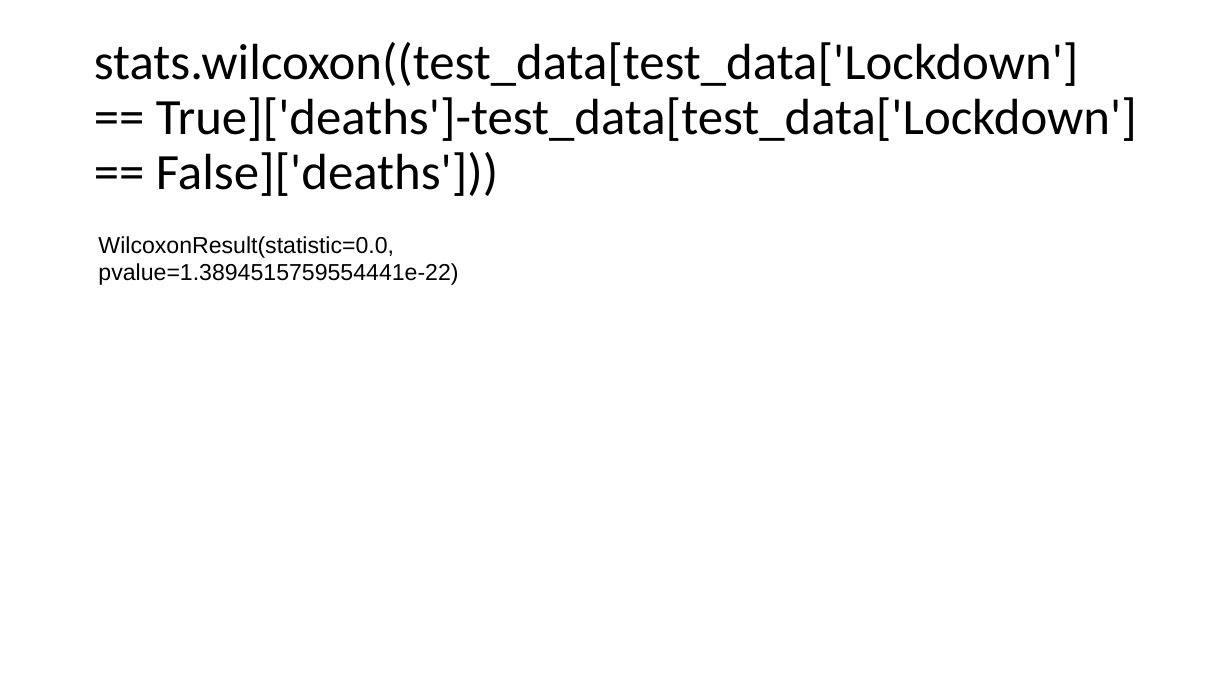
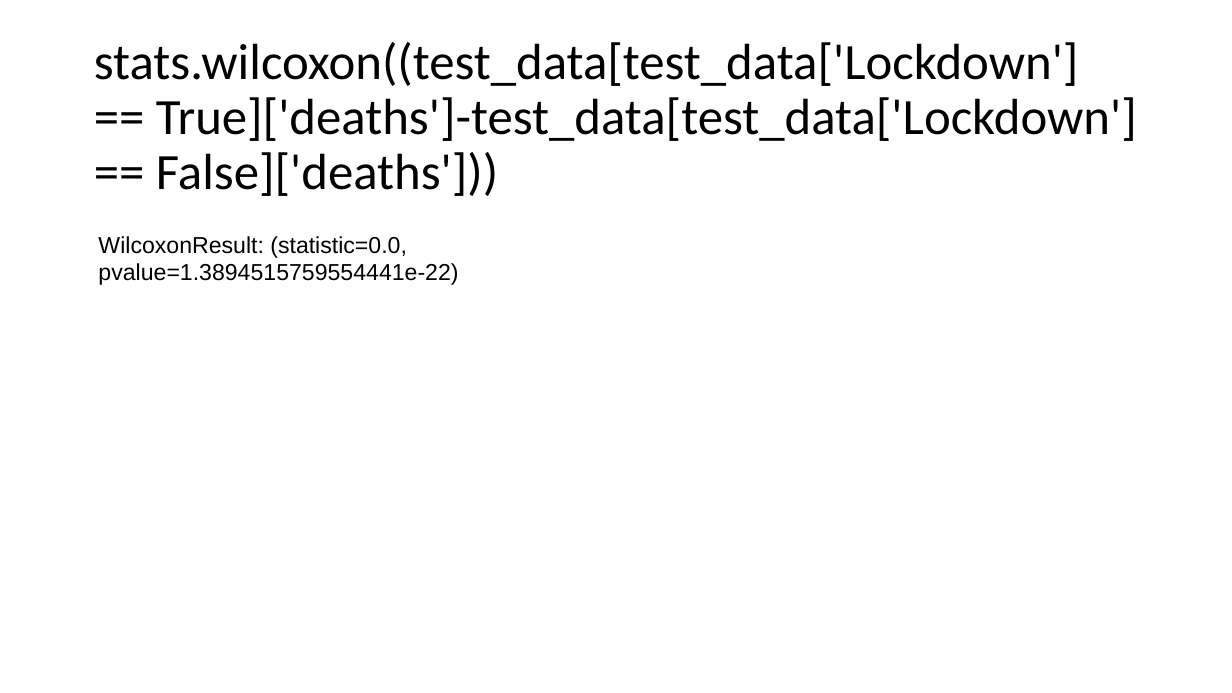
Before and after one commit to RPerron91/Lockdown-Efficacy, a slide deck: slide 13 of capstone1_covid-19.pptx (slide 12 before the commit). Drawn at 1232x693 pixels with LibreOffice and Linux fonts; fonts in the diff are those of the drawing. Boxes give left, top, right and bottom in pixels: in the first picture for what was removed or moved away, otherwise in the second. Text is boxed around its words. In the diff, an @@ line names an element or a change of style, - is before the commit and + after.

```diff
--- a/capstone1_covid-19.pptx
+++ b/capstone1_covid-19.pptx
@@ text at [98,236,458,285]: text changed @@
-WilcoxonResult(statistic=0.0, pvalue=1.3894515759554441e-22)
+WilcoxonResult: (statistic=0.0, pvalue=1.3894515759554441e-22)
```
Also in this commit, not shown: 1 slide added, 1 other file.
